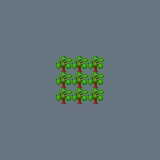
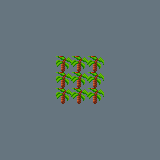
Layer changes from the first 160×160 image to the second:
painted on "Layer 1 copy" over <box>72,56,88,72</box>
painted on "Layer 1 copy 2" over <box>88,56,104,72</box>
painted on "Layer 1 copy 3" over <box>88,72,104,88</box>
painted on "Layer 1 copy 4" over <box>88,88,104,104</box>
painted on "Layer 1 copy 5" over <box>72,88,88,104</box>
painted on "Layer 1 copy 6" over <box>56,88,72,104</box>
painted on "Layer 1 copy 7" over <box>56,72,72,88</box>
painted on "Layer 1 copy 8" over <box>56,56,72,72</box>
painted on "Layer 1" over <box>72,72,88,88</box>
